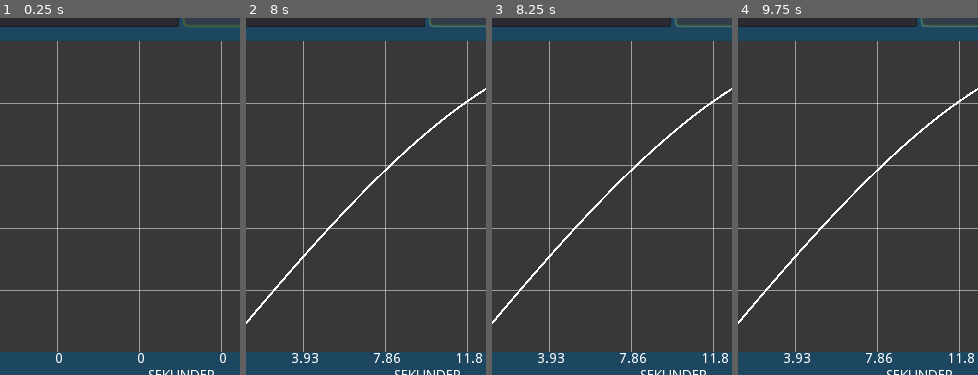
Above: before the commit, frames 1-4 (left to right).
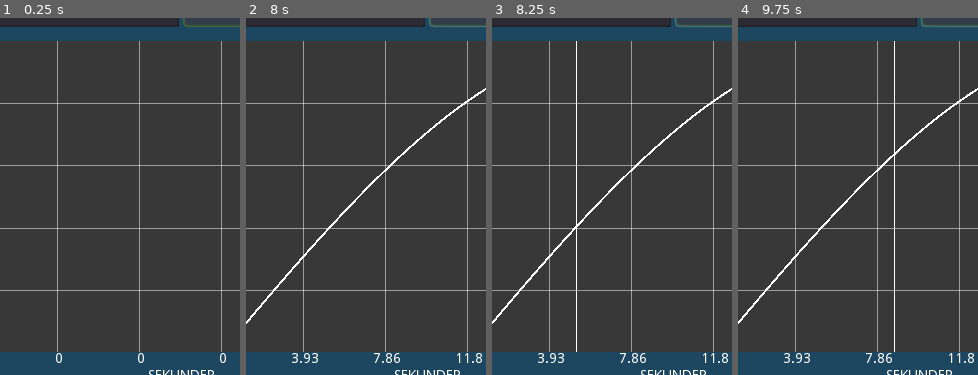
Above: after the commit, the same moments.

Repository: Keroflux/Critical-leak-test
Game: Godot game, scene res://Control.tscn
The game is run twice, just before and just after one commit, with the same random seed, the same clock (stepped at 60 frames per second) and the same inputs.
Inputs (mouse positions are % of the whole screen's width and height, from its top left):
- Up to frame 1 (0.25 s): no input
- Up to frame 2 (8 s): click "A-VC23-0263" at 0.5 s; click "Nitrogen" at 1.25 s; click "Kalkuler!" at 2 s; click "A-VC23-0263" at 2.75 s; click "Nitrogen" at 3.5 s; click "Kalkuler!" at 4.25 s; click "A-VC23-0263" at 5 s; click "Nitrogen" at 5.75 s; click "Kalkuler!" at 6.5 s; tap Enter at 7.25 s; move the mouse to (72, 45) at 7.27 s
- Up to frame 3 (8.25 s): tap Space at 8 s; move the mouse to (30, 55) at 8.02 s
- Up to frame 4 (9.75 s): tap Enter at 8.75 s; move the mouse to (60, 28) at 8.77 s; tap Space at 9.5 s; move the mouse to (45, 70) at 9.52 s
The pictures show only the part of the screen within x 12-62%, y 49-98%; the shares and areas given below are measured in that part.

Frames 1-2 are identical in both runs. In frame 3, 0.4% of the frame differs, in the area x 35-36%, y 6-94%; in frame 4, 0.4%, in the area x 65-66%, y 6-94%.

Commit message:
Fikset feil i trykkskala ved P2>0
Og lagt grunnlag for å vise trykk og tid ved muspossisjon i trend

Diff:
--- a/Control.tscn
+++ b/Control.tscn
@@ -368,7 +368,7 @@
 
 [node name="Marks" type="Node2D" parent="VBoxContainer/MarginContainer2/Trend"]
 
-[node name="MinPressure" type="Label" parent="VBoxContainer/MarginContainer2/Trend"]
+[node name="MinSeconds" type="Label" parent="VBoxContainer/MarginContainer2/Trend"]
 anchor_top = 1.0
 anchor_bottom = 1.0
 margin_right = 40.0
@@ -382,7 +382,7 @@
 text = "0"
 align = 2
 
-[node name="MinSeconds" type="Label" parent="VBoxContainer/MarginContainer2/Trend"]
+[node name="MinPressure" type="Label" parent="VBoxContainer/MarginContainer2/Trend"]
 anchor_top = 1.0
 anchor_bottom = 1.0
 margin_left = -35.0
@@ -403,3 +403,5 @@
 
 [connection signal="item_selected" from="VBoxContainer/MarginContainer/HBoxContainer/VBoxContainer/OptionButton" to="." method="_on_OptionButton_item_selected"]
 [connection signal="pressed" from="VBoxContainer/MarginContainer/HBoxContainer/VBoxContainer2/Button" to="." method="_on_Button_pressed"]
+[connection signal="mouse_entered" from="VBoxContainer/MarginContainer2/Trend" to="VBoxContainer/MarginContainer2/Trend" method="_on_Trend_mouse_entered"]
+[connection signal="mouse_exited" from="VBoxContainer/MarginContainer2/Trend" to="VBoxContainer/MarginContainer2/Trend" method="_on_Trend_mouse_exited"]
--- a/Trend.gd
+++ b/Trend.gd
@@ -7,14 +7,31 @@
 var seconds = 0
 var max_pressure = 0
 var min_pressure = 0
+var show_marker = false
 var sec_mark = preload("res://SecondsMarker.tscn")
 var pres_mark = preload("res://PressureMark.tscn")
+
+var marker_s = 0
+var marker_p
 
 
 func _ready():
 	$TrendLine.color = Color(1.0, 1.0, 1.0)
 	$TrendLine2.color = Color(1.0 , 0.0, 0.0)
 	place_sec_marks()
+
+
+func _process(delta):
+	update()
+
+
+func _draw():
+	if show_marker:
+		var mouse = get_local_mouse_position()
+		draw_line(Vector2(mouse.x, 0), Vector2(mouse.x, rect_size.y), Color(1, 1, 1))
+		var mouse_norm_x = mouse.x / rect_size.x
+		var mouse_norm_y = 1 - mouse.y / rect_size.y
+#		print((mouse_norm_y * (max_pressure - min_pressure) + min_pressure))
 
 
 func calculate_point_distance() -> void:
@@ -28,7 +45,7 @@
 
 func place_sec_marks():
 	var sec = seconds / 5
-	var pres = max_pressure / 5
+	var pres = (max_pressure - min_pressure) / 5
 	var x = rect_size.x / 5
 	var y = rect_size.y / 5
 
@@ -47,10 +64,19 @@
 		var a = pres_mark.instance()
 		a.rect_position.y = (-y * (i + 1)) + rect_size.y
 		a.rect_size.x = rect_size.x
-		a.get_child(0).text = str(stepify(pres * (i + 1), 0.01))
+#		a.get_child(0).text = str(stepify(pres * (i + 1), 0.01))
+		a.get_child(0).text = str(stepify(pres * (i + 1) + min_pressure, 0.01))
 		$Marks.add_child(a)
 
 	$MinPressure.text = str(min_pressure)
 	$MaxPressure.text = str(max_pressure)
 	$MinSeconds.text = str(0)
 	$MaxSeconds.text = str(seconds)
+
+
+func _on_Trend_mouse_entered():
+	show_marker = true
+
+
+func _on_Trend_mouse_exited():
+	show_marker = false
